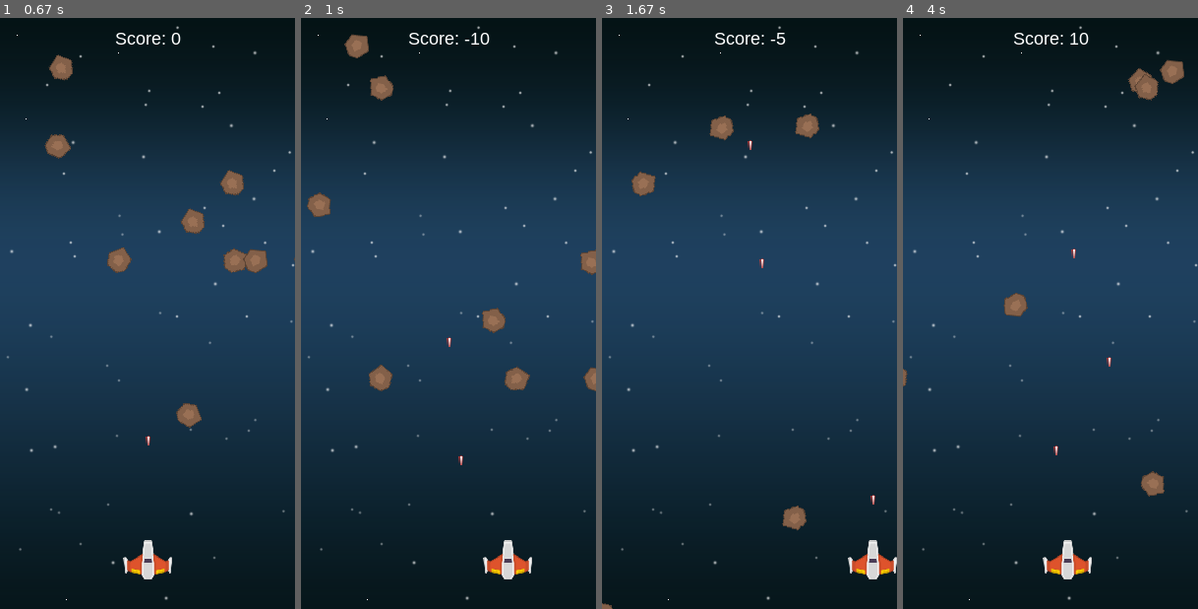
Above: before the commit, frames 1-4 (left to right).
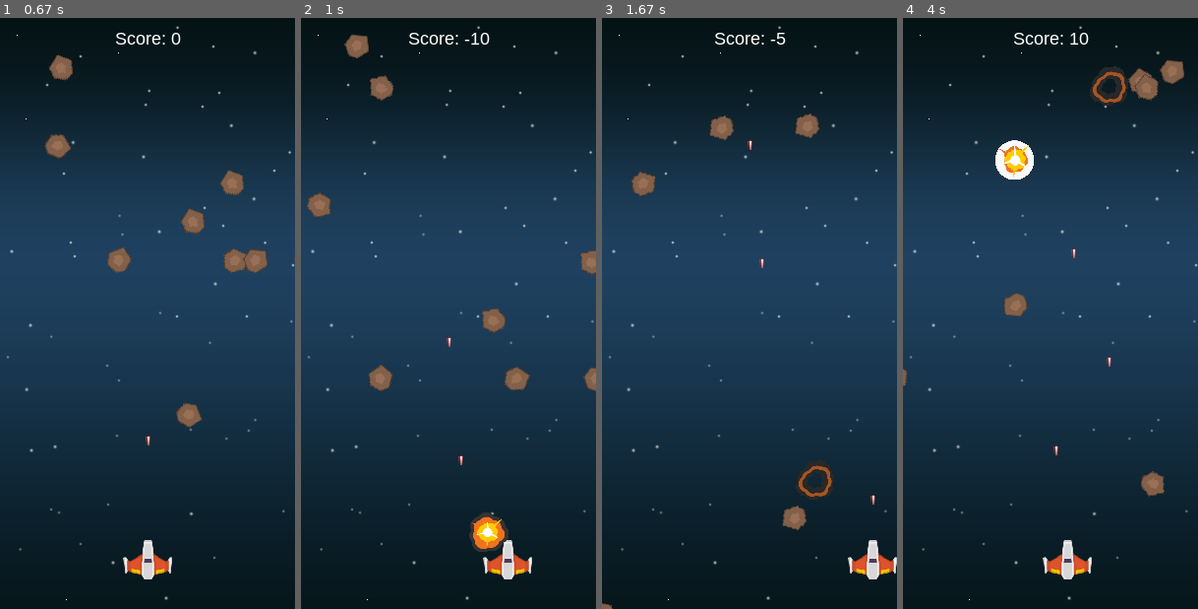
Above: after the commit, the same moments.

Repository: JLew15/Python
Game: pygame game, started from Shmup/main.py
The game is run twice, just before and just after one commit, with the same random seed, the same clock (stepped at 60 frames per second) and the same inputs.
Inputs:
- Up to frame 1 (0.67 s): tap Space at 0.33 s
- Up to frame 2 (1 s): hold Right from 0.67 s (still down); tap Space at 0.73 s
- Up to frame 3 (1.67 s): tap Space at 1.03, 1.23, 1.53 s; release Right at 1.13 s; hold Right 1.17-1.63 s
- Up to frame 4 (4 s): hold Left 1.67-2.2 s; tap Space at 1.73, 2.03, 2.3, 2.6, 2.73, 3.03, 3.4, 3.7, 3.9 s; hold Left 2.23-2.63 s; hold Right 2.67-3.3 s; hold Left 3.33-3.8 s; hold Right from 3.83 s (still down)

Frame 1 is identical in both runs. In frame 2, 0.7% of the frame differs, in the area x 57-71%, y 83-91%; in frame 3, 0.4%; in frame 4, 1.3%, in the area x 31-77%, y 8-28%.

Commit message:
1531 Tue 03/23/2021 10:11

Diff:
--- a/Shmup/main.py
+++ b/Shmup/main.py
@@ -7,6 +7,30 @@
 
 # Code written by Jaiden Lewis
 # Artwork Credit Kenney.nl or www.kenney.nl
+
+class Explosion(pg.sprite.Sprite):
+    def __init__(self, center):
+        super(Explosion, self).__init__()
+        self.image = explosionAnimation["lg"][0]
+        self.rect = self.image.get_rect()
+        self.rect.center = center
+        self.frame = 0
+        self.lastUpdate = pg.time.get_ticks()
+        self.frameRate = 50
+
+    def update(self):
+        now = pg.time.get_ticks()
+        if now - self.lastUpdate > self.frameRate:
+            self.lastUpdate = now
+            self.frame += 1
+            if self.frame == len(explosionAnimation["lg"]):
+                self.kill()
+            else:
+                center = self.rect.center
+                self.image = explosionAnimation["lg"][self.frame]
+                self.rect = self.image.get_rect()
+                self.rect.center = center
+
 
 class Projectile(pg.sprite.Sprite):
     def __init__(self, x, y):
@@ -141,6 +165,7 @@
 playerimgs = path.join(imgs, "player")
 mobimgs = path.join(imgs, "mob")
 bgimg = path.join(imgs, "bg")
+anim = path.join(imgs, "ani")
 print(imgs)
 #################################
 
@@ -165,6 +190,13 @@
 bulletRect = bulletImg.get_rect()
 mobImg = pg.image.load(mobimgs + "/shooting.png")
 mobRect = mobImg.get_rect()
+explosionAnimation = {"lg": []}
+for i in range(0, 8):
+    fn = "regularExplosion0{}.png".format(i)
+    img = pg.image.load(path.join(anim, fn)).convert()
+    img.set_colorkey(BLACK)
+    img = pg.transform.scale(img, (40, 40))
+    explosionAnimation["lg"].append(img)
 #################################
 
 # Sprite Groups
@@ -237,16 +269,20 @@
     allSprites.update()
 
     hits = pg.sprite.spritecollide(player1, mobGroup, True)
-    if hits:
+    for hit in hits:
         print("Player hit")
         mob1.spawnNPC()
         playerLives -= 1
         playerScore -= 10
+        exp = Explosion(hit.rect.center)
+        allSprites.add(exp)
         if playerLives <= 0:
             player1.kill()
     hits = pg.sprite.groupcollide(projectileGroup, mobGroup, True, True)
     for hit in hits:
         mob1.spawnNPC()
+        exp = Explosion(hit.rect.center)
+        allSprites.add(exp)
         playerScore += 5
         if playerScore % 100 == 0:
             playerLives += 1
Binary file added: Shmup/img/ani/regularExplosion00.png
Binary file added: Shmup/img/ani/regularExplosion01.png
Binary file added: Shmup/img/ani/regularExplosion02.png
Binary file added: Shmup/img/ani/regularExplosion03.png
Binary file added: Shmup/img/ani/regularExplosion04.png
Binary file added: Shmup/img/ani/regularExplosion05.png
Binary file added: Shmup/img/ani/regularExplosion06.png
Binary file added: Shmup/img/ani/regularExplosion07.png
Binary file added: Shmup/img/ani/regularExplosion08.png
